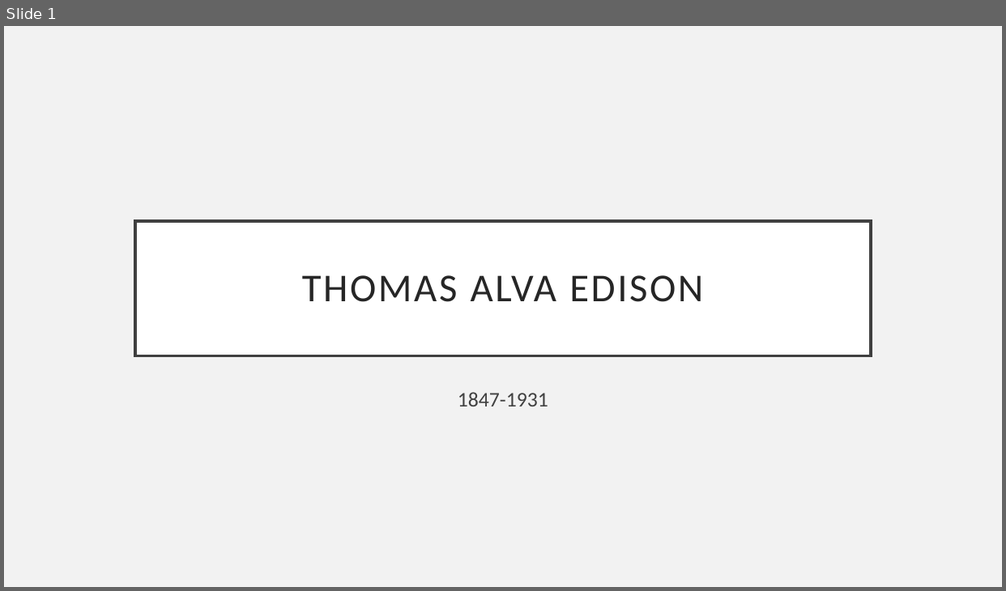
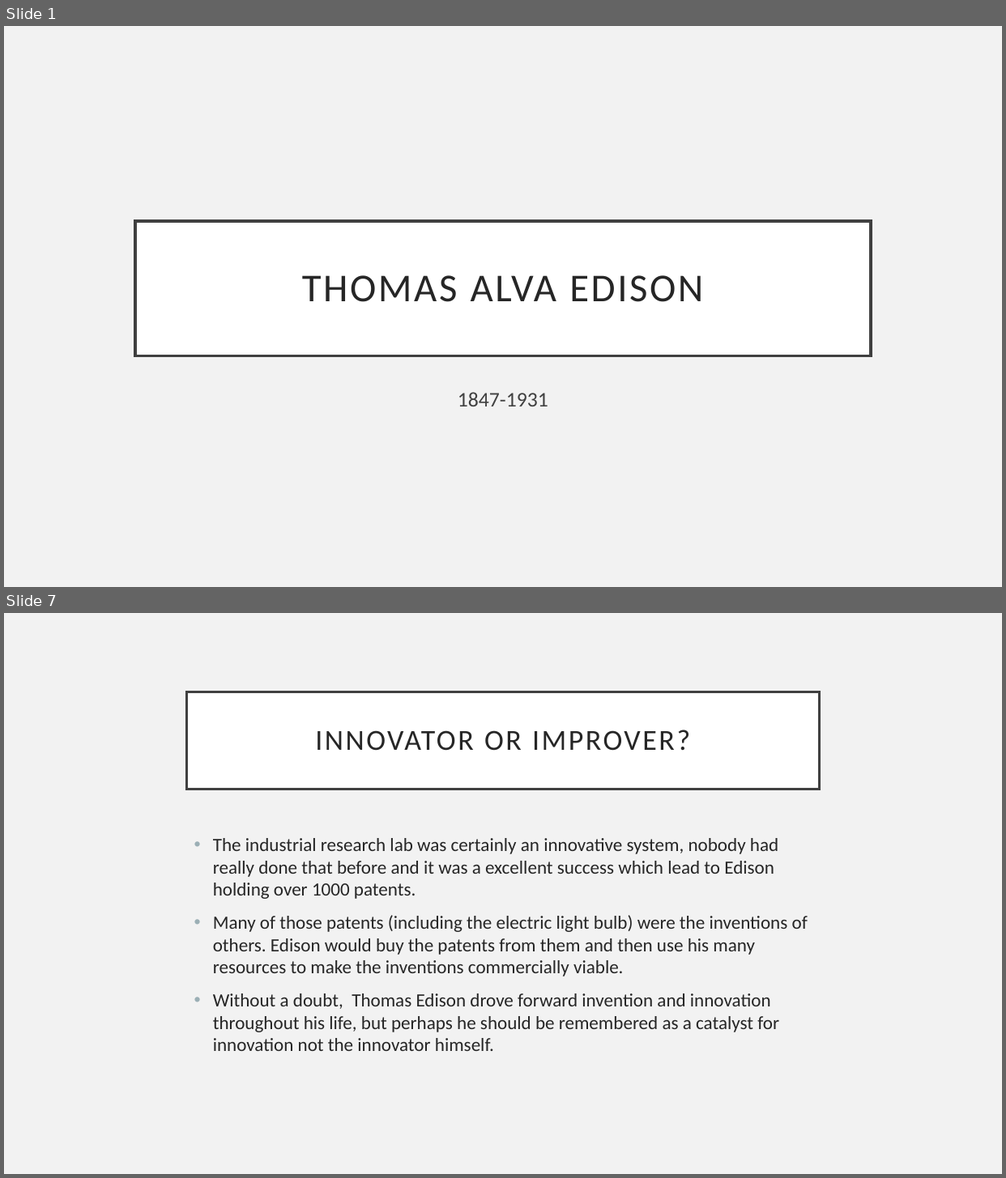
Before and after one commit to joerv/n, a slide deck: Praxis/Thomasedison.pptx. Shown one above the other, each under a label of ours: slide 1 before the commit, slides 1 and 7 after it; the slides between them are not shown. The pictures are 1006x591 and 1006x1178 pixels, drawn with LibreOffice and Linux fonts; fonts in the diff are those of the drawing. Boxes give left, top, right and bottom in pixels: in the first picture for what was removed or moved away, otherwise in the second. Text is boxed around its words. In the diff, an @@ line names an element or a change of style, - is before the commit and + after.

```diff
--- a/Praxis/Thomasedison.pptx
+++ b/Praxis/Thomasedison.pptx
@@ slide 7 added at [4,613,1002,1174], background #F2F2F2 @@
@@ title added at [187,692,819,789], fill #FFFFFF, outline #404040 2.5 pt, 28 pt, text #262626 @@
+INNOVATOR OR IMPROVER?
@@ text added at [213,838,808,1051], 18 pt, text #262626 @@
+• The industrial research lab was certainly an innovative system, nobody had really done that before and it was a excellent success which lead to Edison holding over 1000 patents.
+• Many of those patents (including the electric light bulb) were the inventions of others. Edison would buy the patents from them and then use his many resources to make the inventions commercially viable.
+• Without a doubt, Thomas Edison drove forward invention and innovation throughout his life, but perhaps he should be remembered as a catalyst for innovation not the innovator himself.
```
Also in this commit, not shown: 5 other slides added, 1 other file.
